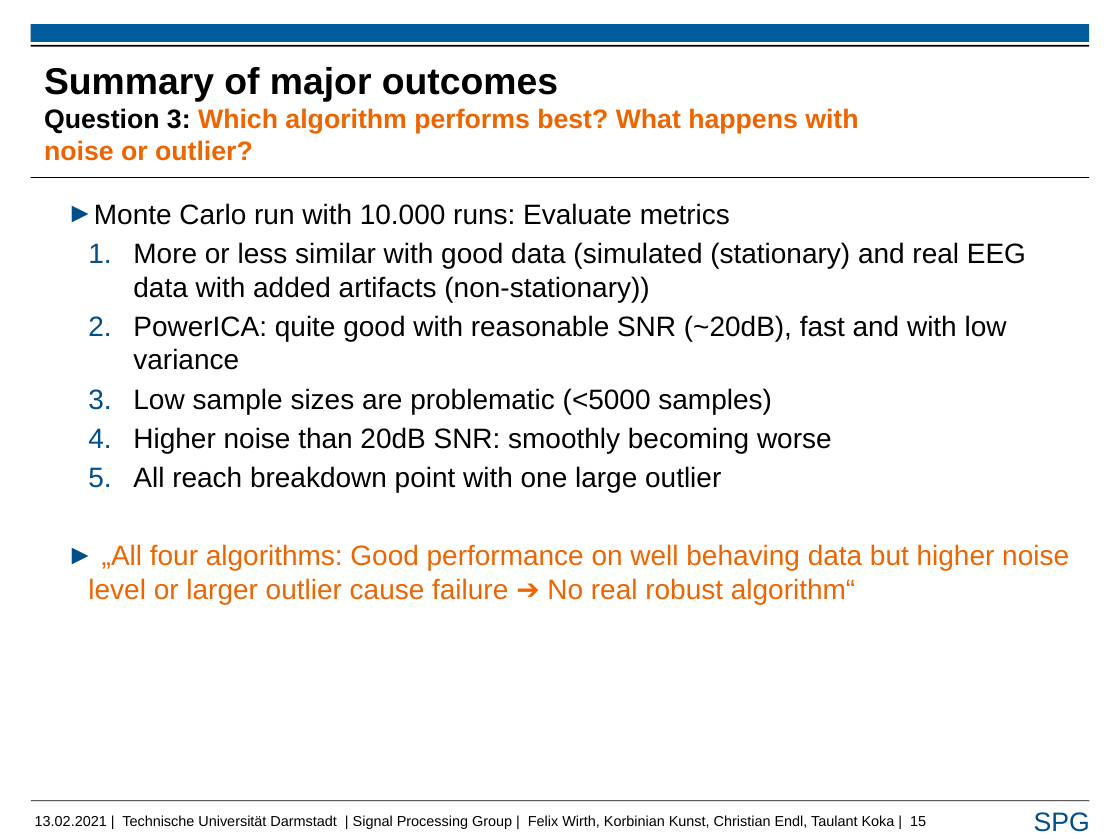
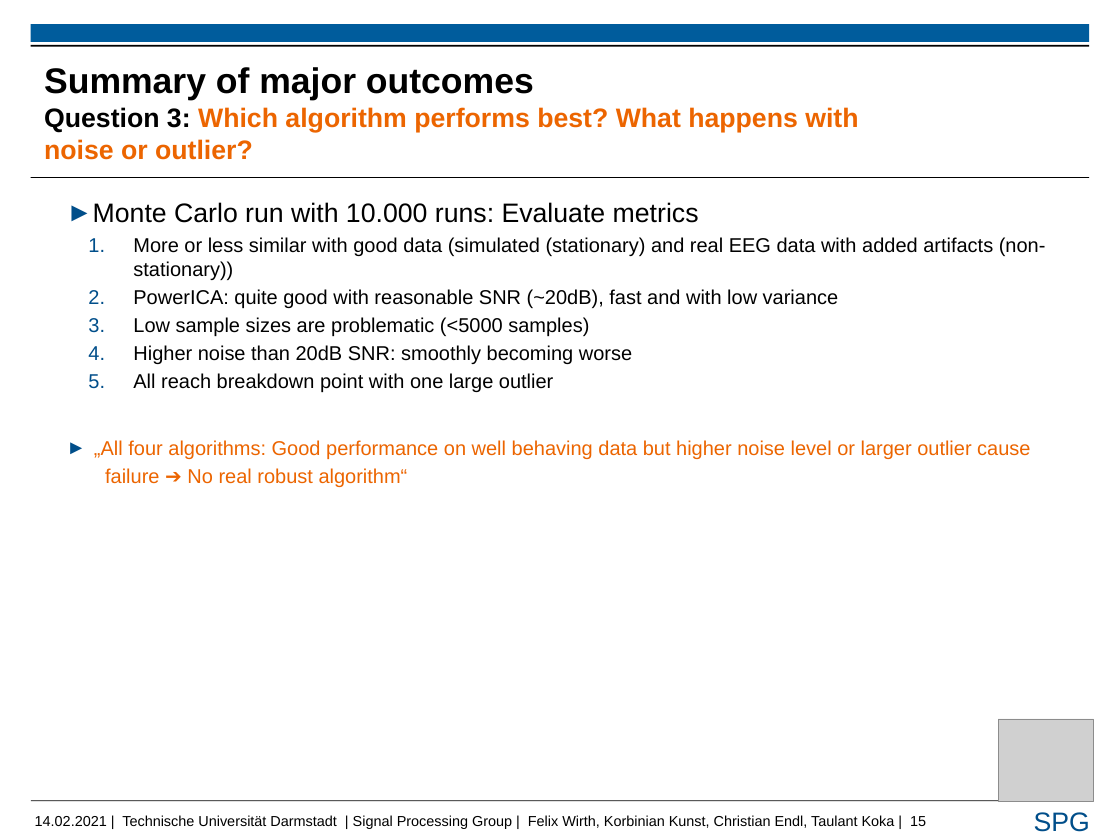
Before and after one commit to FelixUniDa/EEG-Project, a slide deck: slide 15 of Presentation/chris_pres_rsp.pptx. Drawn at 1120x840 pixels with LibreOffice and Linux fonts; fonts in the diff are those of the drawing; grey boxes stand for pictures; background and template pictures are left out. Boxes give left, top, right and bottom in pixels: in the first picture for what was removed or moved away, otherwise in the second. Text is boxed around its words. In the diff, an @@ line names an element or a change of style, - is before the commit and + after.

Commit message:
Chris+Taulant Präsi update

```diff
--- a/Presentation/chris_pres_rsp.pptx
+++ b/Presentation/chris_pres_rsp.pptx
@@ title "Summary of major outcomes Question ..." at [44, 67, 858, 160]: size 33.6 to 32 pt in "Summary of major outcomes" @@
@@ text at [66, 202, 1046, 392]: size 25.2 to 24 pt in "Monte Carlo run with 10.000 runs: Evaluate ..."; size 25.2 to 18 pt in "More or less similar with good data ...", "PowerICA: quite good with reasonable SNR (~20dB), ...", "Low sample sizes are problematic (<5000 samples)", "Higher noise than 20dB SNR: smoothly becoming ..." and 1 more places; less space between paragraphs @@
@@ text at [94, 440, 1030, 487]: text changed; size 25.2 to 18 pt @@
-  ► „All four algorithms: Good performance on well behaving data but higher noise level or larger outlier cause failure ➔ No real robust algorithm“
+  ► „All four algorithms: Good performance on well behaving data but higher noise level or larger outlier cause
+  failure ➔ No real robust algorithm“
@@ picture added at [998, 719, 1094, 802] @@
@@ text at [35, 815, 926, 829]: text changed @@
-13.02.2021 | Technische Universität Darmstadt | Signal Processing Group | Felix Wirth, Korbinian Kunst, Christian Endl, Taulant Koka | 15
+14.02.2021 | Technische Universität Darmstadt | Signal Processing Group | Felix Wirth, Korbinian Kunst, Christian Endl, Taulant Koka | 15
```
Also in this commit, not shown: 20 other slides changed, 1 other file.
